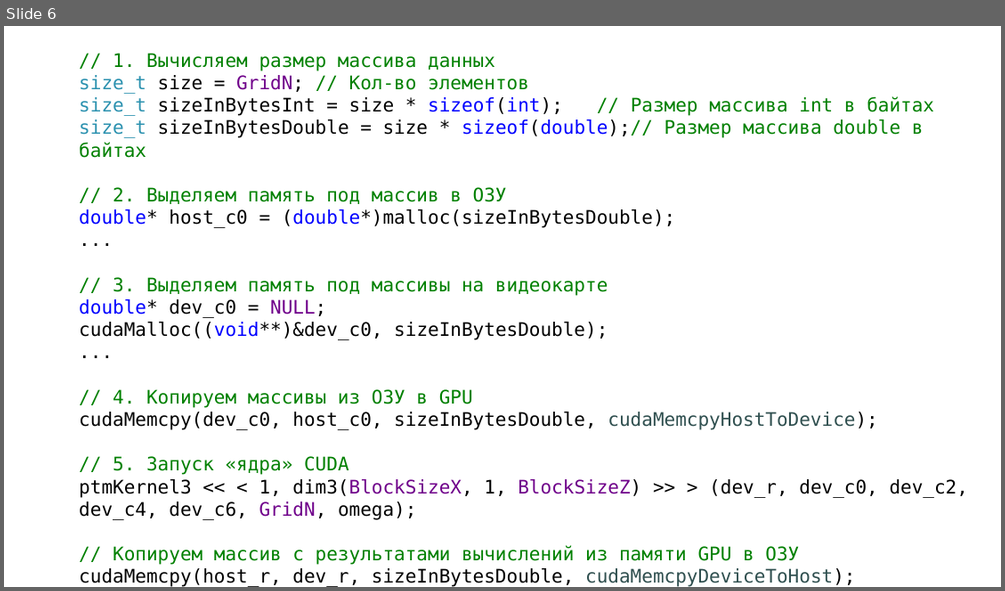
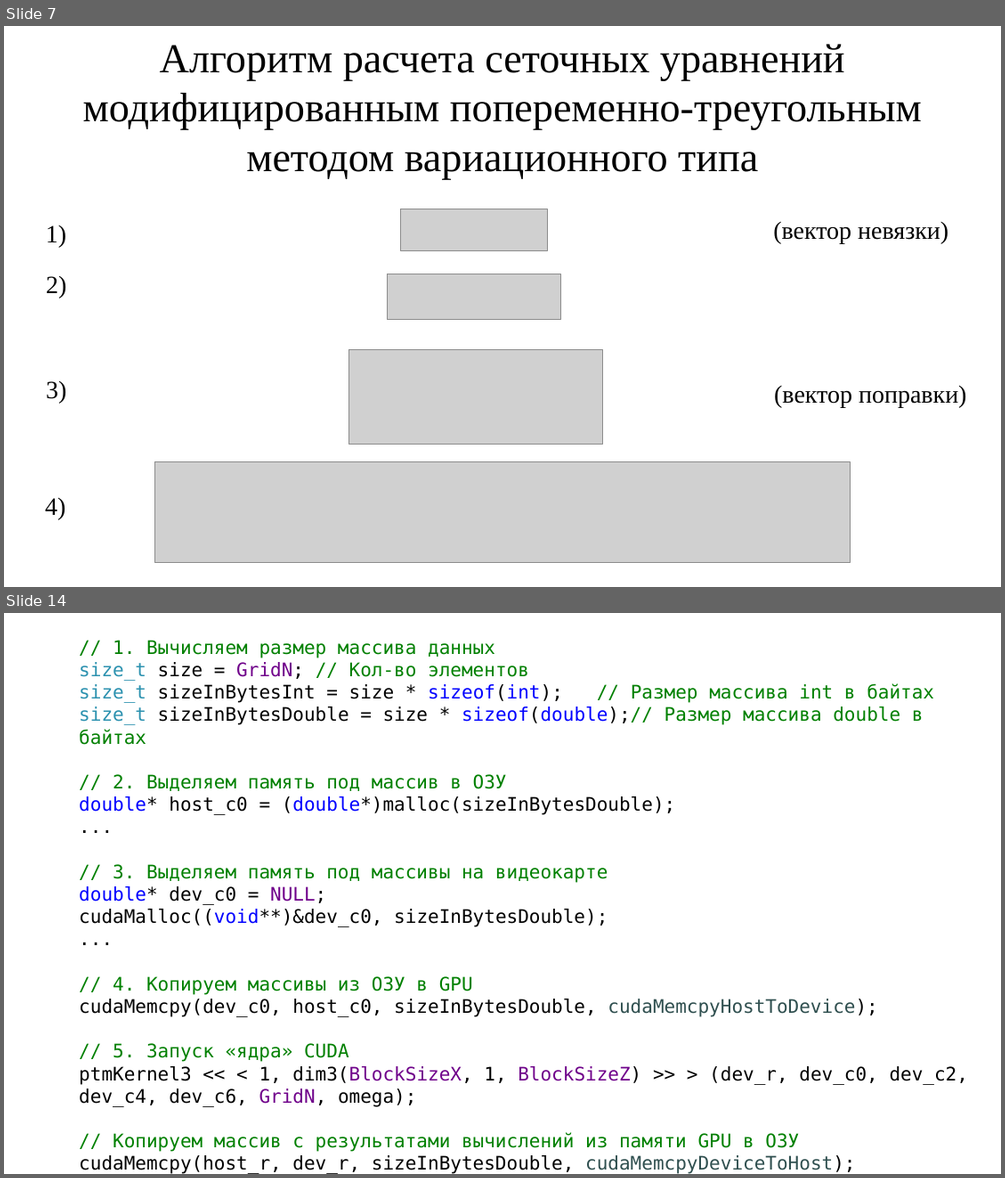
Before and after one commit to LitvinovVN/CudaLearning, a slide deck: _09_PtmConvTest/ptm conveyor.pptx. Shown one above the other, each under a label of ours: slide 6 before the commit, slides 7 and 14 after it; the slides between them are not shown. The pictures are 1005x591 and 1005x1178 pixels, drawn with LibreOffice and Linux fonts; fonts in the diff are those of the drawing; grey boxes stand for pictures. Boxes give left, top, right and bottom in pixels: in the first picture for what was removed or moved away, otherwise in the second. Text is boxed around its words. In the diff, an @@ line names an element or a change of style, - is before the commit and + after.

```diff
--- a/_09_PtmConvTest/ptm conveyor.pptx
+++ b/_09_PtmConvTest/ptm conveyor.pptx
@@ slide 7 added at <box>4,26,1001,587</box>, background #FFFFFF @@
@@ title added at <box>83,44,922,179</box>, 39.6 pt, text #000000 @@
+Алгоритм расчета сеточных уравнений модифицированным попеременно-треугольным методом вариационного типа
@@ picture added at <box>400,209,548,250</box> @@
@@ text added at <box>46,225,66,248</box>, 24 pt, text #000000 @@
+1)
@@ text added at <box>773,222,948,244</box>, 24 pt, text #000000 @@
+(вектор невязки)
@@ text added at <box>46,276,66,297</box>, 24 pt, text #000000 @@
+2)
@@ picture added at <box>387,273,560,319</box> @@
@@ picture added at <box>348,349,602,443</box> @@
@@ text added at <box>46,381,66,402</box>, 24 pt, text #000000 @@
+3)
@@ text added at <box>774,386,967,407</box>, 24 pt, text #000000 @@
+(вектор поправки)
@@ picture added at <box>155,461,850,562</box> @@
@@ text added at <box>45,498,65,519</box>, 24 pt, text #000000 @@
+4)
@@ what was slide 6 is now slide 14 @@
```
Also in this commit, not shown: 1 slide changed, 7 other slides added.
